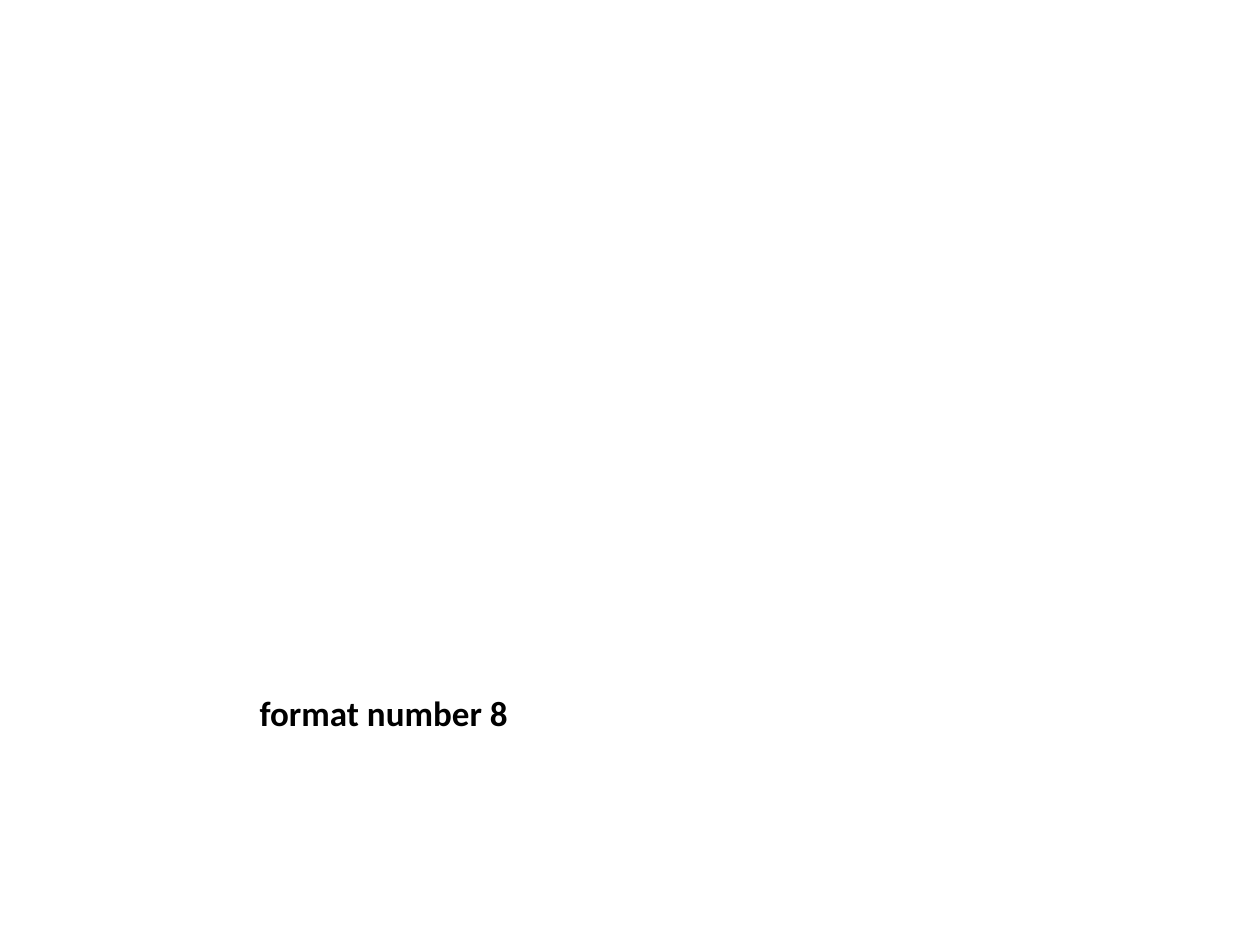
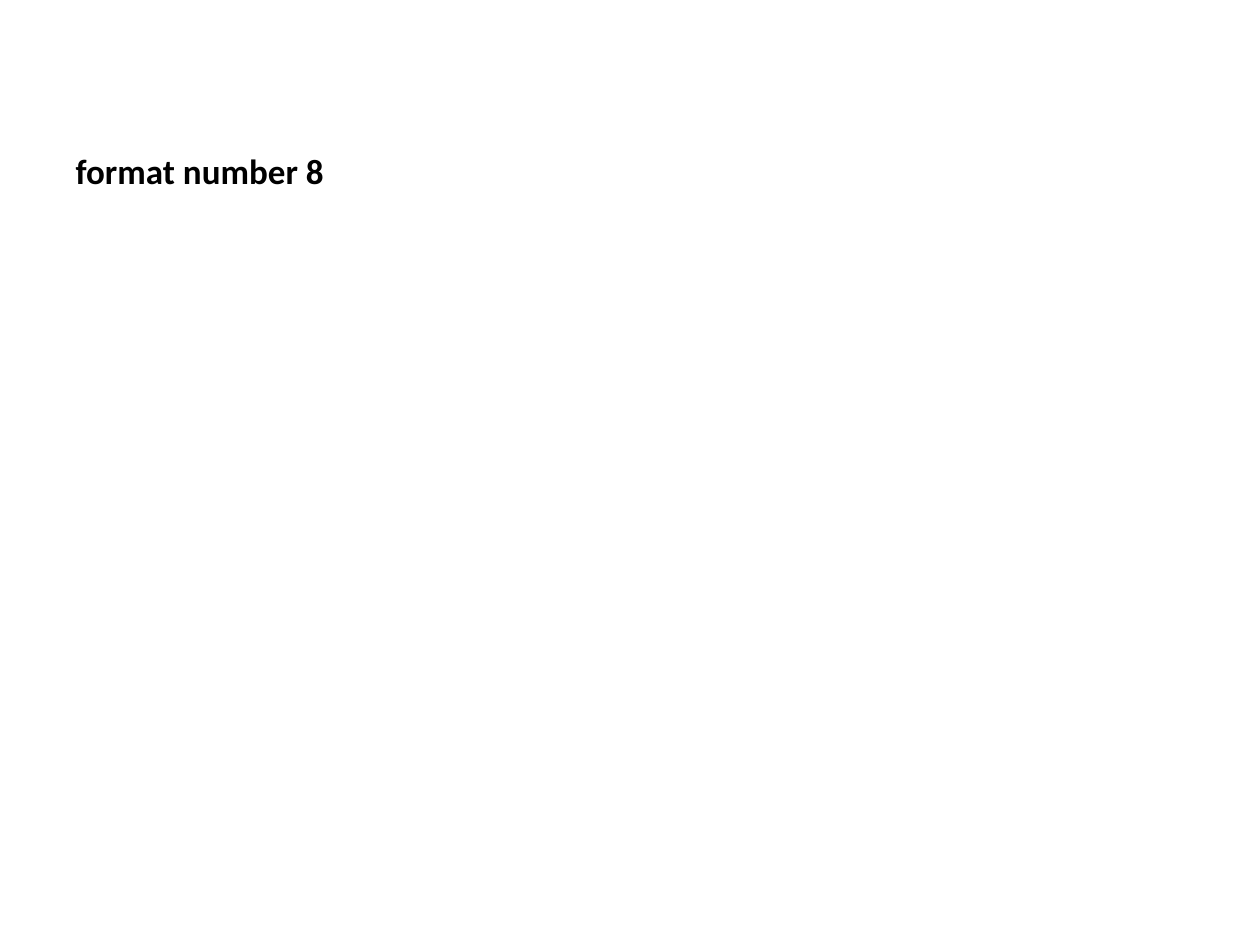
Before and after one commit to BenjaminCole1/Slide-Compile, a slide deck: slide 8 of Formats/Formats.pptx. Drawn at 1260x945 pixels with LibreOffice and Linux fonts; fonts in the diff are those of the drawing. Boxes give left, top, right and bottom in pixels: in the first picture for what was removed or moved away, otherwise in the second. Text is boxed around its words. In the diff, an @@ line names an element or a change of style, - is before the commit and + after.

```diff
--- a/Formats/Formats.pptx
+++ b/Formats/Formats.pptx
@@ title "format number 8": place and size @@
-title "format number 8" at box(260, 701, 508, 727)
+title "format number 8" at box(76, 159, 324, 185)
```
Also in this commit, not shown: 6 other slides changed.
